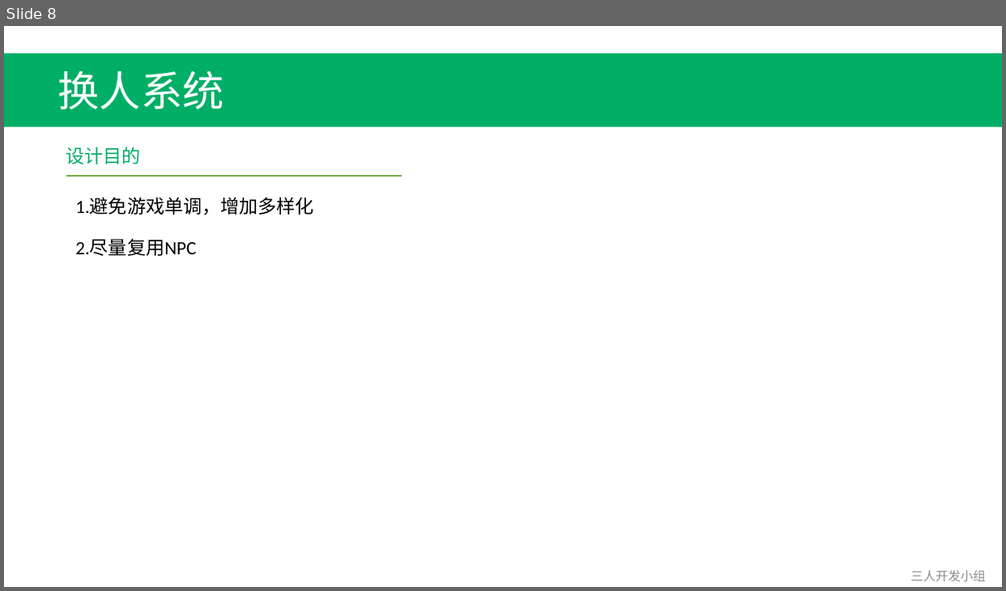
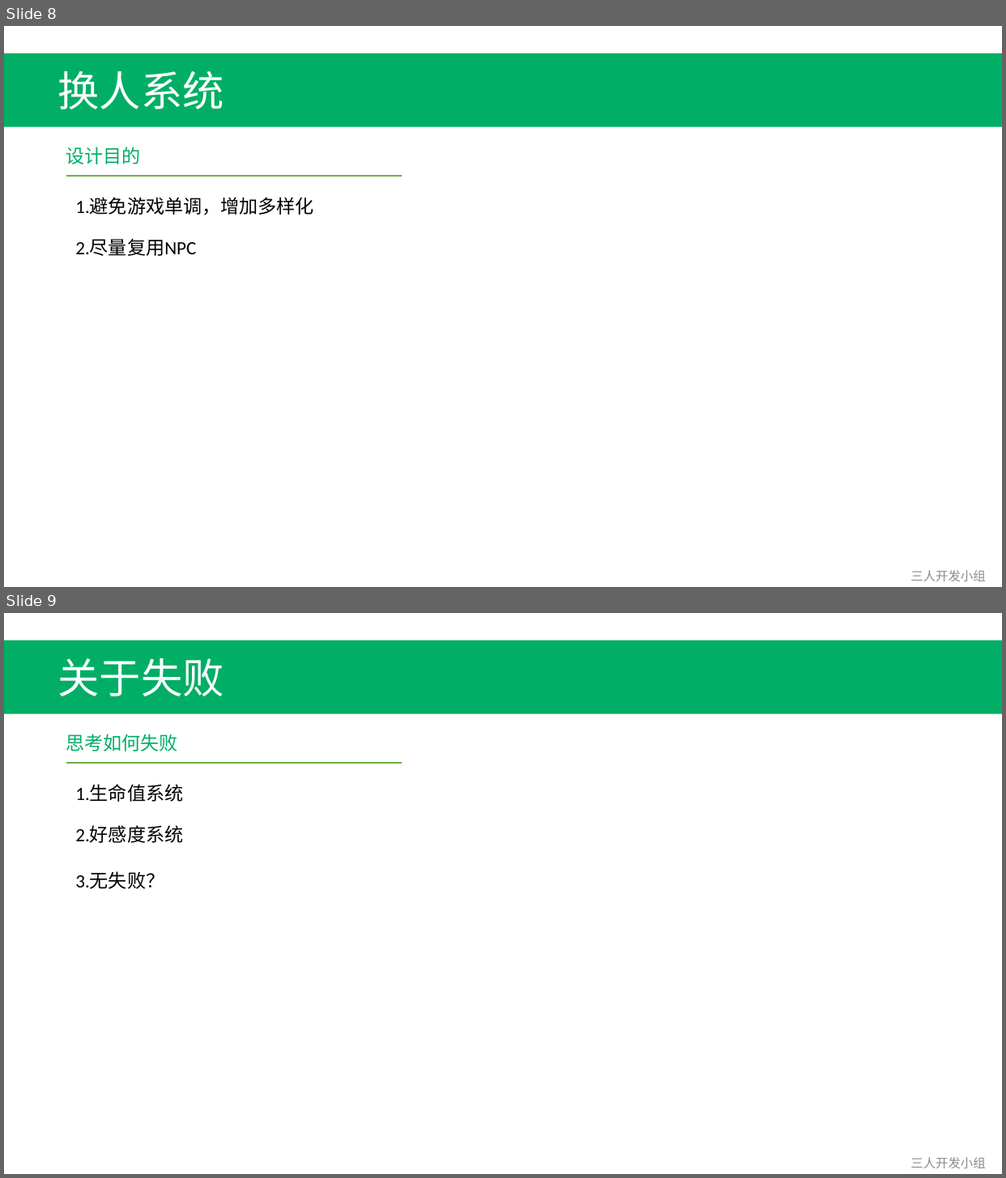
Before and after one commit to Fordebt/Give-me-my-money, a slide deck: 系统.pptx. Shown one above the other, each under a label of ours: slide 8 before the commit, slides 8 and 9 after it. The pictures are 1006x591 and 1006x1178 pixels, drawn with LibreOffice and Linux fonts; fonts in the diff are those of the drawing. Boxes give left, top, right and bottom in pixels: in the first picture for what was removed or moved away, otherwise in the second. Text is boxed around its words. In the diff, an @@ line names an element or a change of style, - is before the commit and + after.

Commit message:
关卡&系统修改
关卡&系统修改

```diff
--- a/系统.pptx
+++ b/系统.pptx
@@ slide 9 added at [4, 613, 1002, 1174], background #FFFFFF @@
@@ rectangle added at [4, 640, 1002, 713], fill #00AE66 @@
@@ text added at [58, 658, 224, 696], 40 pt, text #FFFFFF @@
+关于失败
@@ text added at [66, 734, 178, 752], 18 pt, text #00AE66 @@
+思考如何失败
@@ line added from (66, 763) to (402, 763), #70AD47 1.5 pt @@
@@ text added at [75, 784, 183, 802], 18 pt, text #000000 @@
+1.生命值系统
@@ text added at [75, 826, 183, 843], 18 pt, text #000000 @@
+2.好感度系统
@@ text added at [75, 872, 164, 889], 18 pt, text #000000 @@
+3.无失败？
@@ text added at [910, 1157, 985, 1169], 12 pt, text #8C8C8C @@
+三人开发小组
```
Also in this commit, not shown: 1 other file.
